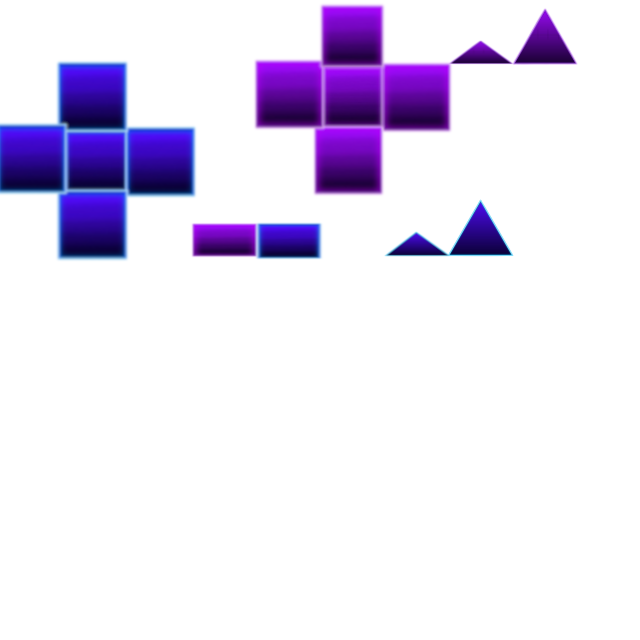
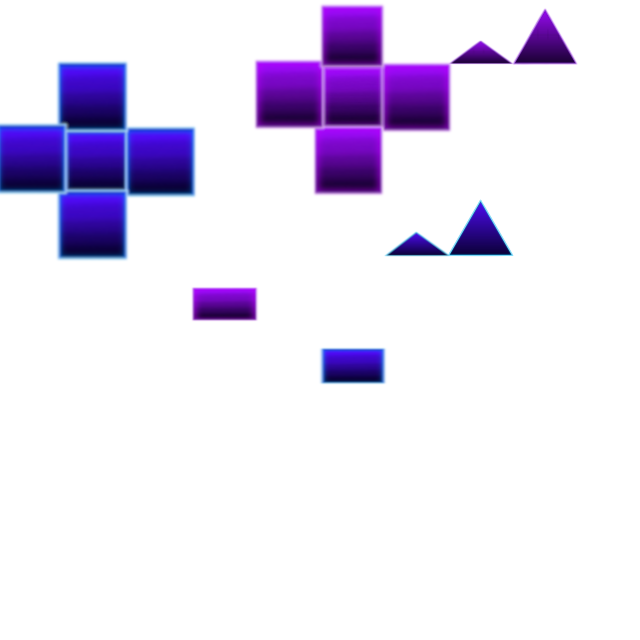
Comparing the layer stacks of the two 640x640 images. Changes:
renamed "bg" to "purpletr.png", painted on it over <box>191,222,387,385</box>
